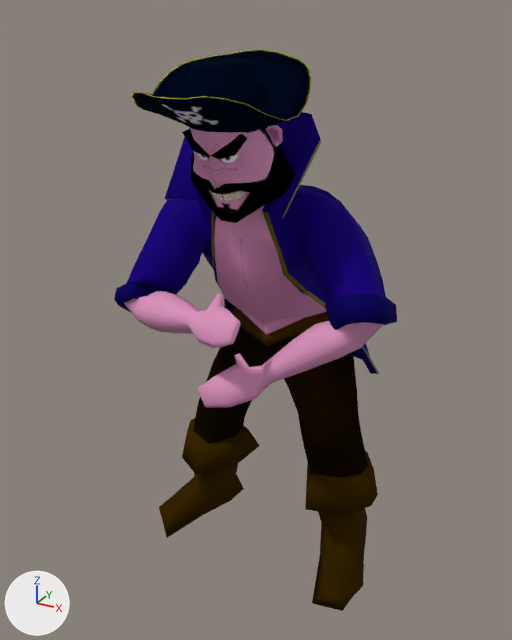
An edit to the OBJ model assets/Animacion/Pirata/Celebracion/PirataCelebracion_000163.obj, drawn before and after from the same camera.
Rendered twice from a camera (50 mm lens) standing at (3.83, -7.48, 7.81) and looking at (-0.3, 0.03, 4.05). The lights are fixed; the arrows at lower left show +X, +Y and +Z. Where no turn or scale is listed for an object, it has been applied to the vertices.

In view in the first picture: 'Pirata_PirataH'.
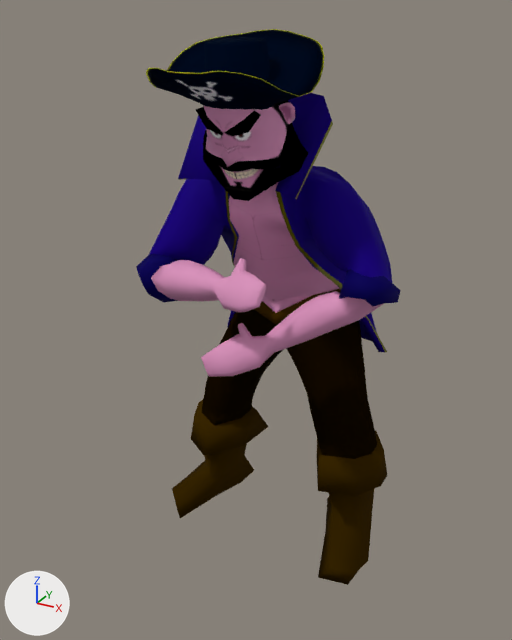
Pixel boxes [x1, y1, x2, y2] of what changed, in the pictures (512 x 640 px; the box of a moved part takes in the faces that stretch with it):
'Pirata_PirataH', reshaped (6% narrower)
    before: [114, 50, 397, 611]
    after: [136, 29, 401, 585]
part 1 of me_pirata_piratah, moved or reshaped
    before: [131, 50, 311, 133]
    after: [146, 29, 324, 110]
part 2 of me_pirata_piratah, moved or reshaped
    before: [114, 112, 397, 611]
    after: [136, 93, 401, 585]

The change, as a diff of the scene's bpy script:
```diff
--- a/assets/Animacion/Pirata/Celebracion/PirataCelebracion_000163.obj.py
+++ b/assets/Animacion/Pirata/Celebracion/PirataCelebracion_000163.obj.py
@@ me_pirata_piratah @@
 # used by ob_pirata_piratah; location = (0.0, 0.0, 0.0)
-me_pirata_piratah.from_pydata(...)  # 1340 vertices, 1341 faces; spans x -2.0..1.74, y -2.06..1.48, z 0.18..7.39
+me_pirata_piratah.from_pydata(...)  # 1340 vertices, 1341 faces; spans x -2.15..1.58, y -1.57..2.02, z 0.1..7.59
+# me_pirata_piratah part 1: the loose piece of 216 vertices spanning x -1.08..0.76, y -1.95..-0.05, z 6.48..7.39 is scaled about its middle by 1.04, then moved by (-0.11, 0.47, 0.18)
+# me_pirata_piratah part 2: 1124 of 1340 vertices moved; they spanned x -2.0..1.74, y -2.06..1.48, z 0.18..7.12 and now span x -2.15..1.58, y -1.57..2.02, z 0.1..7.31; mean shift (-0.11, 0.51, 0.11); largest move (-1.0, -0.99, 4.38) -> (-1.05, -0.29, 4.79)
 me_pirata_piratah.materials.append(mat_piratamat)
```
